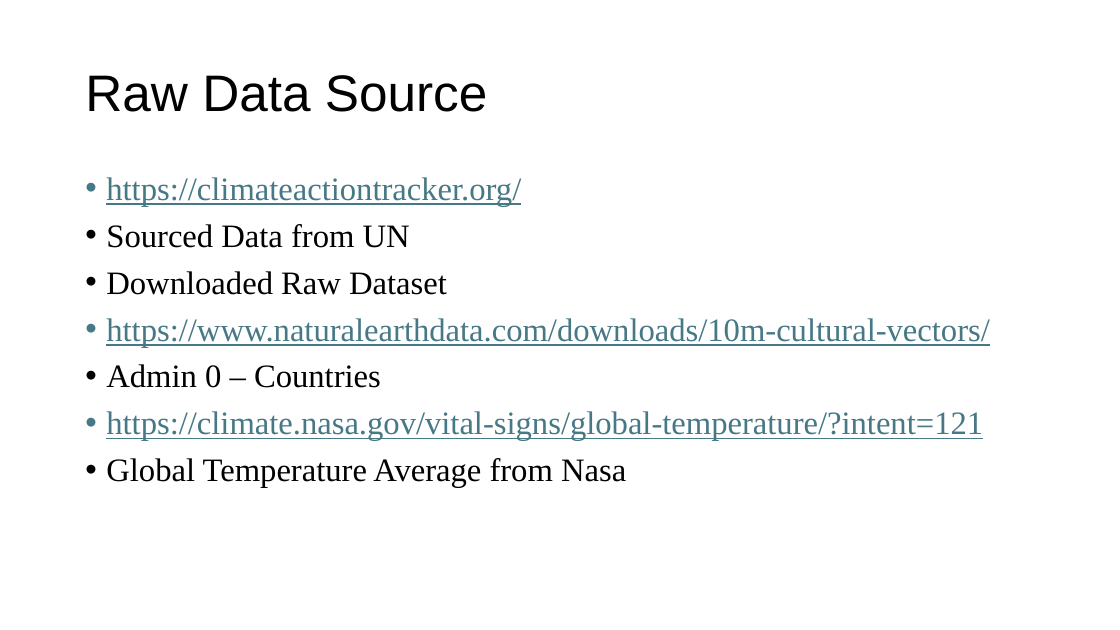
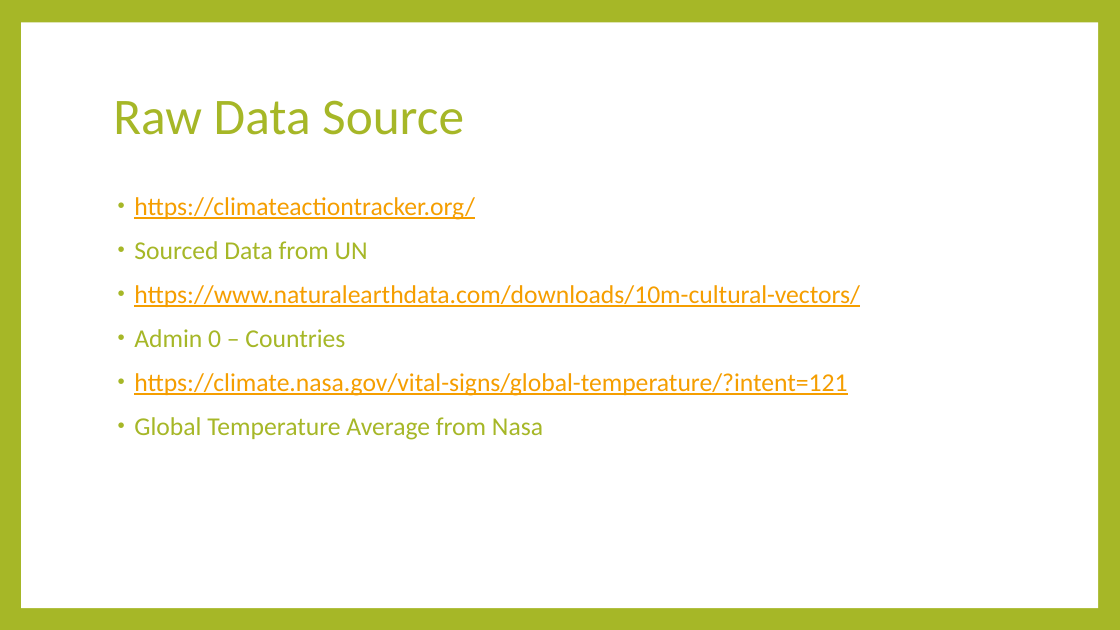
Before and after one commit to Mybiss55/DataAnalyticsProjects, a slide deck: slide 3 of Climate Change Presentation.pptx. Drawn at 1120x630 pixels with LibreOffice and Linux fonts; fonts in the diff are those of the drawing. Boxes give left, top, right and bottom in pixels: in the first picture for what was removed or moved away, otherwise in the second. Text is boxed around its words. In the diff, an @@ line names an element or a change of style, - is before the commit and + after.

```diff
--- a/Climate Change Presentation.pptx
+++ b/Climate Change Presentation.pptx
@@ background #FFFFFF to #A6B727 @@
@@ rectangle added at (21, 23, 1098, 608), fill #FFFFFF @@
@@ title "Raw Data Source": place and size @@
-title "Raw Data Source" at (85, 75, 488, 112)
+title "Raw Data Source" at (113, 100, 464, 135)
@@ title "Raw Data Source" at (113, 100, 464, 135): font Arial to Calibri, text colour #000000 to #A6B727 @@
@@ text "https://climateactiontracker.org/": place and size @@
-text "https://climateactiontracker.org/" at (106, 177, 989, 488)
+text "https://climateactiontracker.org/" at (134, 197, 860, 440)
@@ text "https://climateactiontracker.org/" at (134, 197, 860, 440): size 28 to 22 pt, font Times New Roman to Calibri; text colour #467886 to #F59E00 in "https://climateactiontracker.org/", "https://www.naturalearthdata.com/downloads/10m-cultural-vect ...", "https://climate.nasa.gov/vital-signs/global-temperature/?int ..."; text colour #000000 to #A6B727 in "Sourced Data from UN", "Admin 0 – Countries", "Global Temperature Average from Nasa"; indent changed; more space between paragraphs @@
@@ text at (106, 271, 447, 295): paragraph removed @@
-• Downloaded Raw Dataset
```
Also in this commit, not shown: 7 other slides changed, 6 slides added, 3 slides removed, 5 other files.
